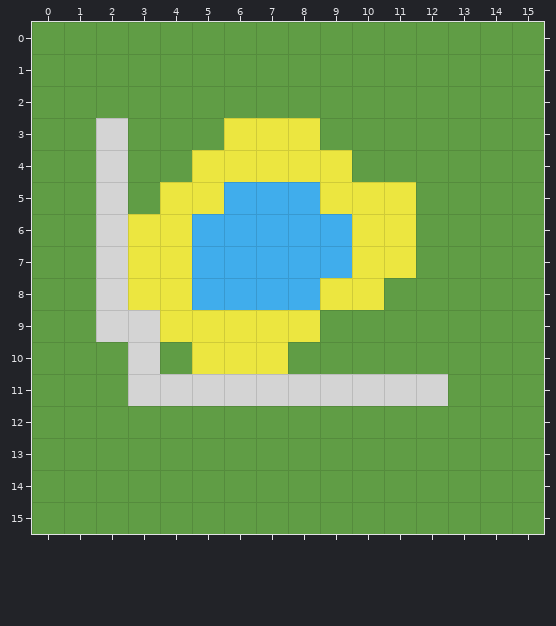
Tiled map, stored at level0.tmx. That is the earlier state.
Cells are 32x32 px. Shown: x 0..15, y 0..15.
After the commit:
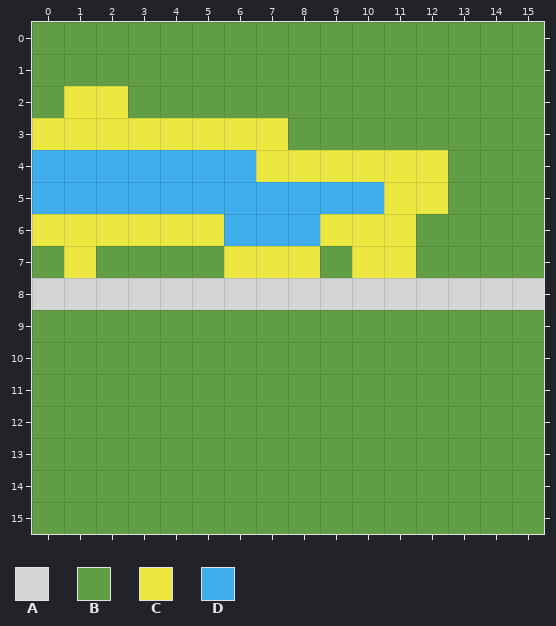
Key: from "tileset": A 8, B 9, C 10, D 11.
_ is an empty cell.
From old to new:
Layer "Background":
y 2: x 1..2 BB -> CC
y 3: x 0..5 BBABBB -> CCCCCC; x 8 C -> B
y 4: x 0..6 BBABBCC -> DDDDDDD; x 10..12 BBB -> CCC
y 5: x 0..5 BBABCC -> DDDDDD; x 9..10 CC -> DD; x 12 B -> C
y 6: x 0..2 BBA -> CCC; x 5 D -> C; x 9 D -> C
y 7: x 1..9 BACCDDDDD -> CBBBBCCCB
y 8: x 0..1 BB -> AA; x 3..15 CCDDDDCCBBBBB -> AAAAAAAAAAAAA
y 9: x 2..8 AACCCCC -> BBBBBBB
y 10: x 3 A -> B; x 5..7 CCC -> BBB
y 11: x 3..12 AAAAAAAAAA -> BBBBBBBBBB
Where, in picture pixels (left, top, right, bottom), the same in both pictures:
changed: (32, 86, 544, 406)
